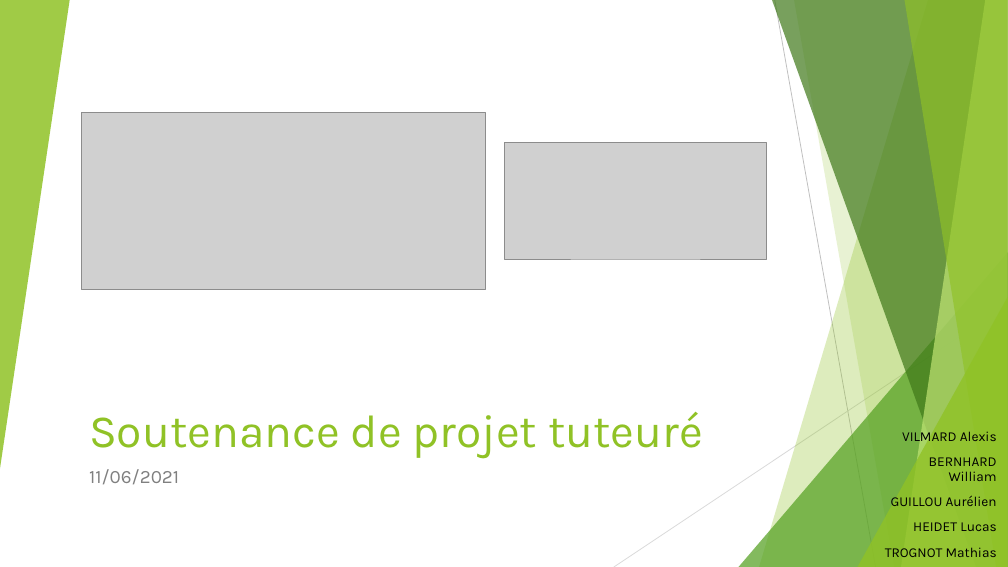
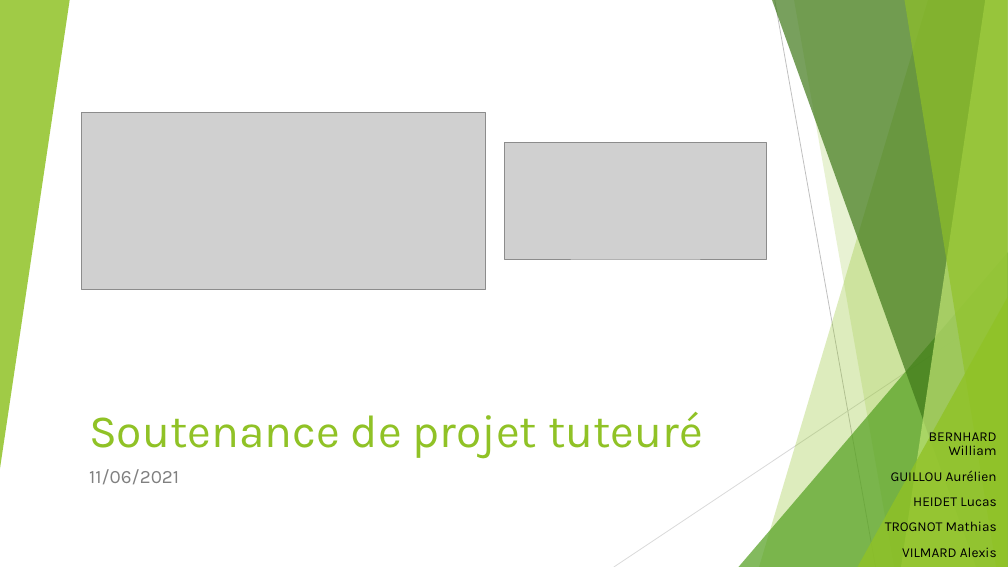
Before and after one commit to 52Alexis/PTUTS2A2, a slide deck: slide 1 of docs/rapport/diapopresdebut (1).pptx. Drawn at 1008x567 pixels with LibreOffice and Linux fonts; fonts in the diff are those of the drawing; grey boxes stand for pictures. Boxes give left, top, right and bottom in pixels: in the first picture for what was removed or moved away, otherwise in the second. Text is boxed around its words. In the diff, an @@ line names an element or a change of style, - is before the commit and + after.

```diff
--- a/docs/rapport/diapopresdebut (1).pptx
+++ b/docs/rapport/diapopresdebut (1).pptx
@@ text at (902,428,997,445): paragraph removed @@
-VILMARD Alexis
@@ text at (902,547,997,557): paragraph added @@
+VILMARD Alexis
```
Also in this commit, not shown: 1 other slide changed, 1 other file.
